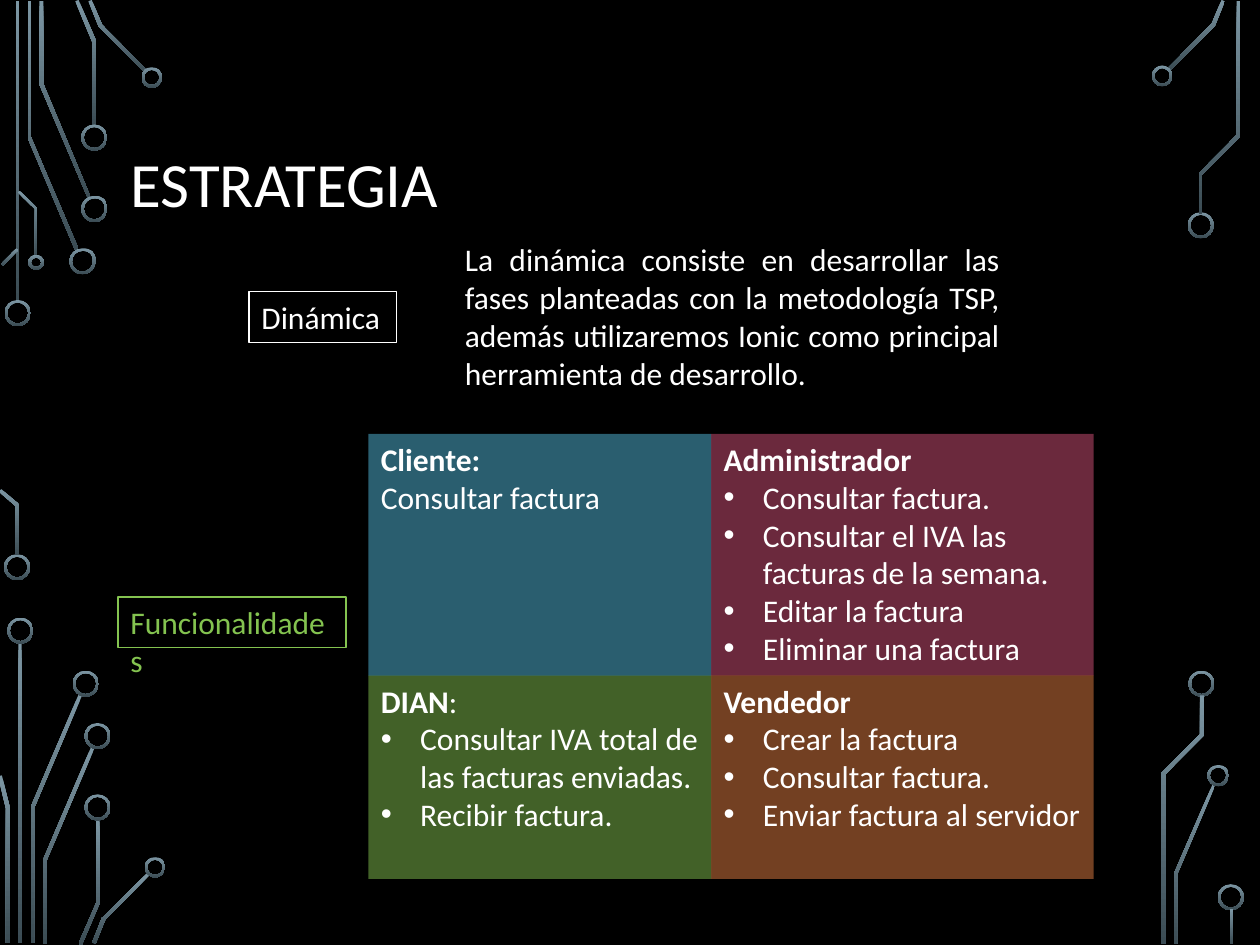
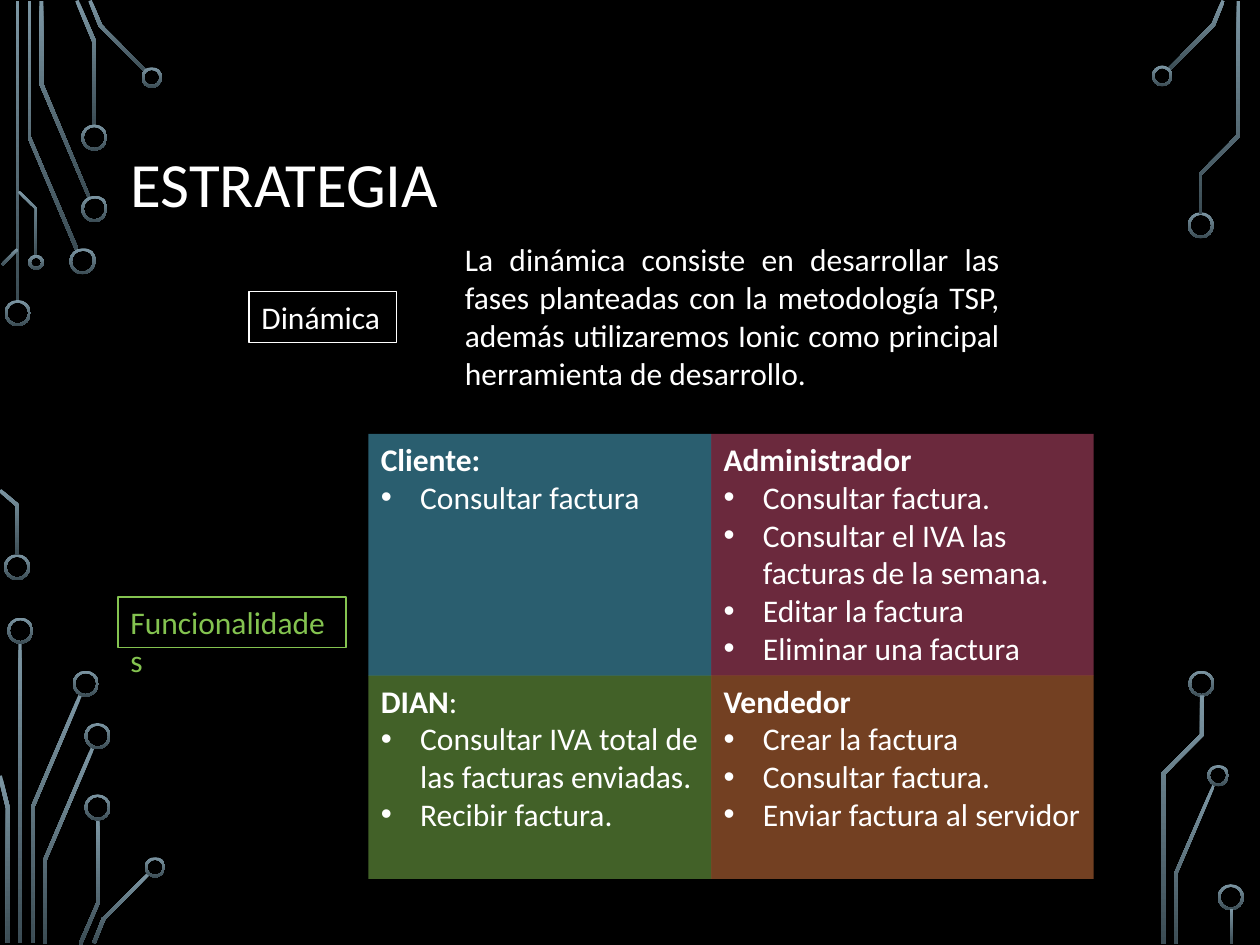
Before and after one commit to camiloXweird/IngenieriaDeSoftware, a slide deck: slide 6 of Documentos/Presentacion_PosmortemCiclo2.pptx. Drawn at 1260x945 pixels with LibreOffice and Linux fonts; fonts in the diff are those of the drawing; background and template pictures are left out. Boxes give left, top, right and bottom in pixels: in the first picture for what was removed or moved away, otherwise in the second. Text is boxed around its words. In the diff, an @@ line names an element or a change of style, - is before the commit and + after.

```diff
--- a/Documentos/Presentacion_PosmortemCiclo2.pptx
+++ b/Documentos/Presentacion_PosmortemCiclo2.pptx
@@ text in rectangle at (420,487,639,510): bullet none to • @@
```
Also in this commit, not shown: 14 other slides changed, 4 slides added, 2 slides removed, 1 other file.
